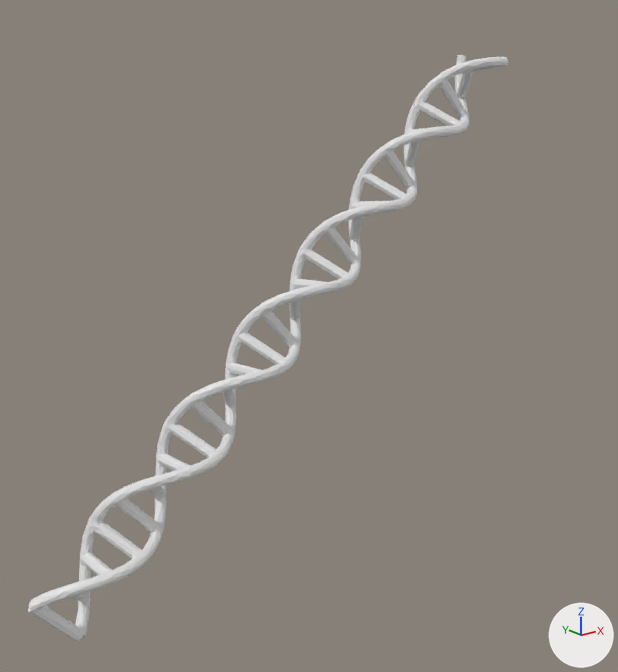
An edit to the glTF model @projects/005/public/assets/dna.gltf, drawn before and after from the same camera.
One viewpoint serves both versions: a 50 mm lens placed at (-21.0, -25.0, 6.0), pointed at (-3.8, -3.6, -2.5). Arrows for +X, +Y and +Z are at lower right; the lights stay in place. Where no turn or scale is listed for an object, it has been applied to the vertices.

The first picture shows 'Connect_remesh'.
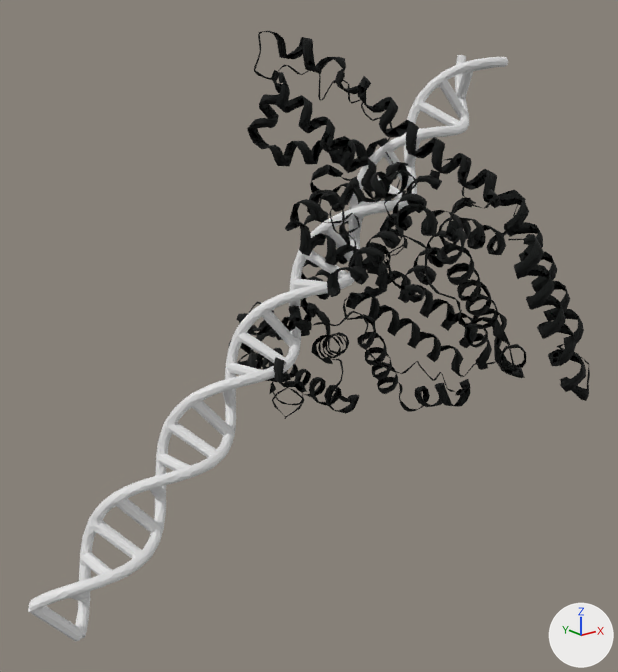
What changed in the scene script:
```text
Add mat_mat:
    mat_mat = bpy.data.materials.new('Mat')
    mat_mat.use_nodes = True; mat_mat.node_tree.nodes.clear()
    _N = mat_mat.node_tree.nodes; _L = mat_mat.node_tree.links
    n0 = _N.new('ShaderNodeBsdfPrincipled'); n0.name = 'Principled BSDF'
    n0.inputs[2].default_value = 1.0  # 'Roughness'
    n1 = _N.new('ShaderNodeOutputMaterial'); n1.name = 'Material Output'
    n2 = _N.new('ShaderNodeVertexColor'); n2.name = 'Color Attribute'
    _L.new(n0.outputs[0], n1.inputs[0])  # 'BSDF' to 'Surface'
    _L.new(n2.outputs[0], n0.inputs[0])  # 'Color' to 'Base Color'
Add me_protein_connected:
    me_protein_connected.from_pydata(...)  # 3871 vertices, 7722 faces; spans x -5.19..4.92, y 78.86..93.72, z -7.22..7.19
    me_protein_connected.materials.append(mat_mat)
Add ob_protein_connected:
    ob_protein_connected = bpy.data.objects.new('Protein_connected', me_protein_connected)
    ob_protein_connected.location = (0.0, -90.33, 0.09)
```

Where the change shows, as pixel boxes [x1, y1, x2, y2] in the pictures (618 x 672 px):
'Protein_connected', added: after [229, 31, 590, 419]
